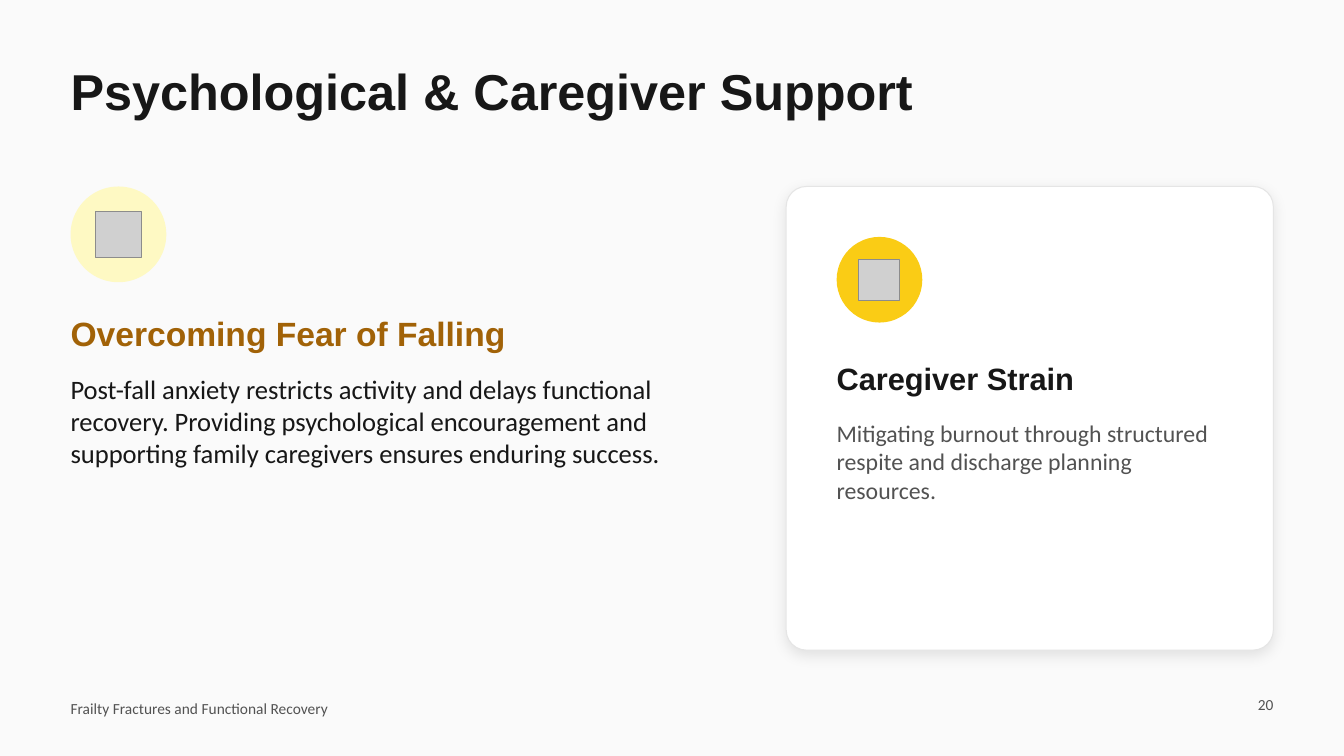
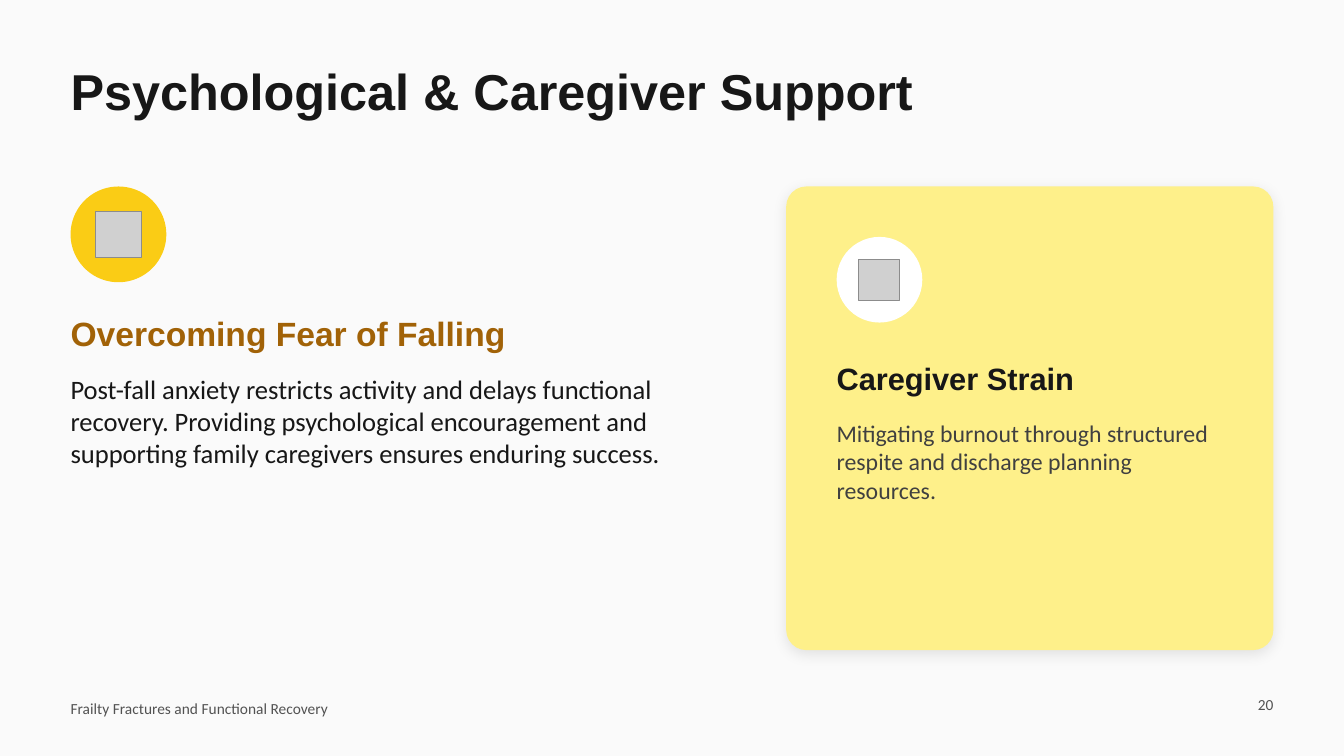
Before and after one commit to Anithmanasae/Serve-Smart-software, a slide deck: slide 20 of Frailty_Fractures_and_Functional_Recovery.pptx. Drawn at 1344x756 pixels with LibreOffice and Linux fonts; fonts in the diff are those of the drawing; grey boxes stand for pictures. Boxes give left, top, right and bottom in pixels: in the first picture for what was removed or moved away, otherwise in the second. Text is boxed around its words. In the diff, an @@ line names an element or a change of style, - is before the commit and + after.

```diff
--- a/Frailty_Fractures_and_Functional_Recovery.pptx
+++ b/Frailty_Fractures_and_Functional_Recovery.pptx
@@ ellipse at bbox=[71, 187, 166, 282]: fill #FEF9C3 to #FACC15 @@
@@ rounded rectangle at bbox=[786, 187, 1273, 650]: fill #FFFFFF to #FEF08A; outline #E5E5E5 0.75 pt to none @@
@@ ellipse at bbox=[837, 237, 923, 323]: fill #FACC15 to #FFFFFF @@
@@ text "Mitigating burnout through structured respite ..." at bbox=[837, 425, 1208, 499]: text colour #525252 to #404040 @@
```
Also in this commit, not shown: 15 other slides changed.
